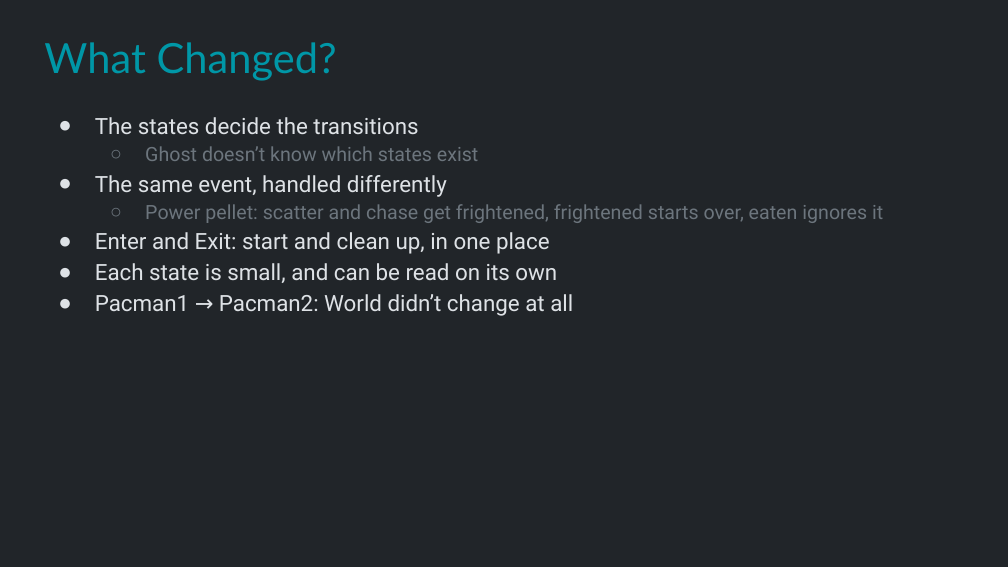
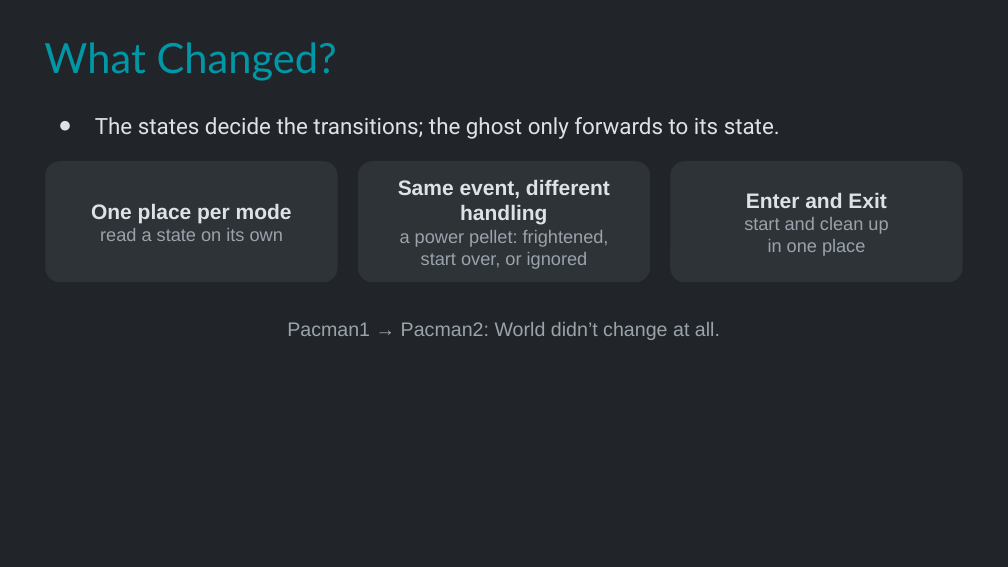
Before and after one commit to Metamate/gar, a slide deck: slide 14 of slides/05 Pac-Man.pptx. Drawn at 1008x567 pixels with LibreOffice and Linux fonts; fonts in the diff are those of the drawing. Boxes give left, top, right and bottom in pixels: in the first picture for what was removed or moved away, otherwise in the second. Text is boxed around its words. In the diff, an @@ line names an element or a change of style, - is before the commit and + after.

```diff
--- a/slides/05 Pac-Man.pptx
+++ b/slides/05 Pac-Man.pptx
@@ text at box(95, 117, 780, 139): text changed @@
-● The states decide the transitions
-  ○ Ghost doesn’t know which states exist
-● The same event, handled differently
-  ○ Power pellet: scatter and chase get frightened, frightened starts over, eaten ignores it
-● Enter and Exit: start and clean up, in one place
-● Each state is small, and can be read on its own
-● Pacman1 → Pacman2: World didn’t change at all
+● The states decide the transitions; the ghost only forwards to its state.
@@ rounded rectangle added at box(45, 161, 338, 282), fill #2E3338, 13 pt, text #9AA3AB @@
+One place per mode
+read a state on its own
@@ rounded rectangle added at box(358, 161, 650, 282), fill #2E3338, 13 pt, text #9AA3AB @@
+Same event, different handling
+a power pellet: frightened,
+start over, or ignored
@@ rounded rectangle added at box(670, 161, 963, 282), fill #2E3338, 13 pt, text #9AA3AB @@
+Enter and Exit
+start and clean up
+in one place
@@ text added at box(287, 322, 720, 340), 14 pt, text #9AA3AB @@
+Pacman1 → Pacman2: World didn’t change at all.
```
Also in this commit, not shown: 6 other slides changed, 1 slide added.
